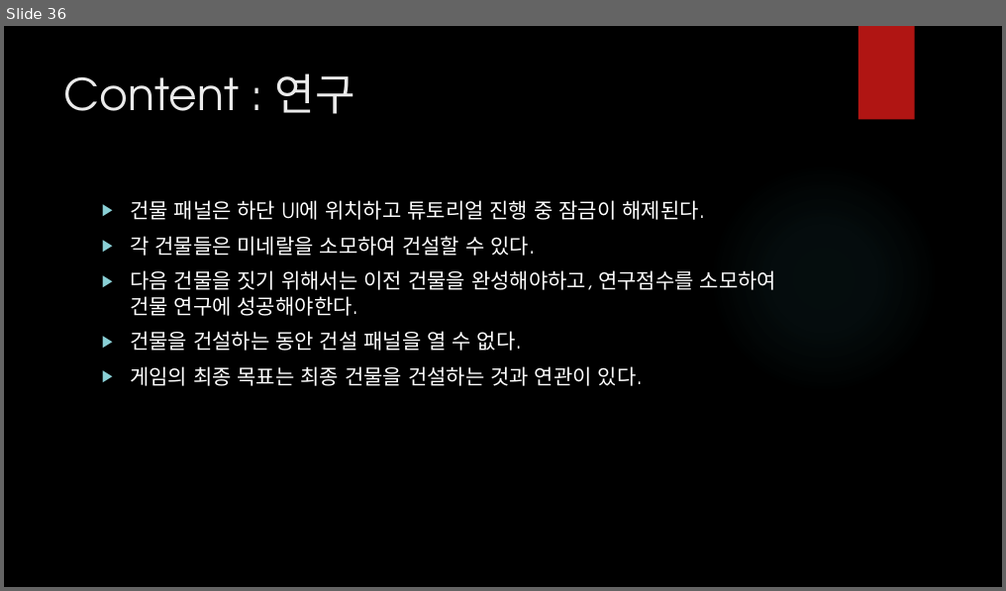
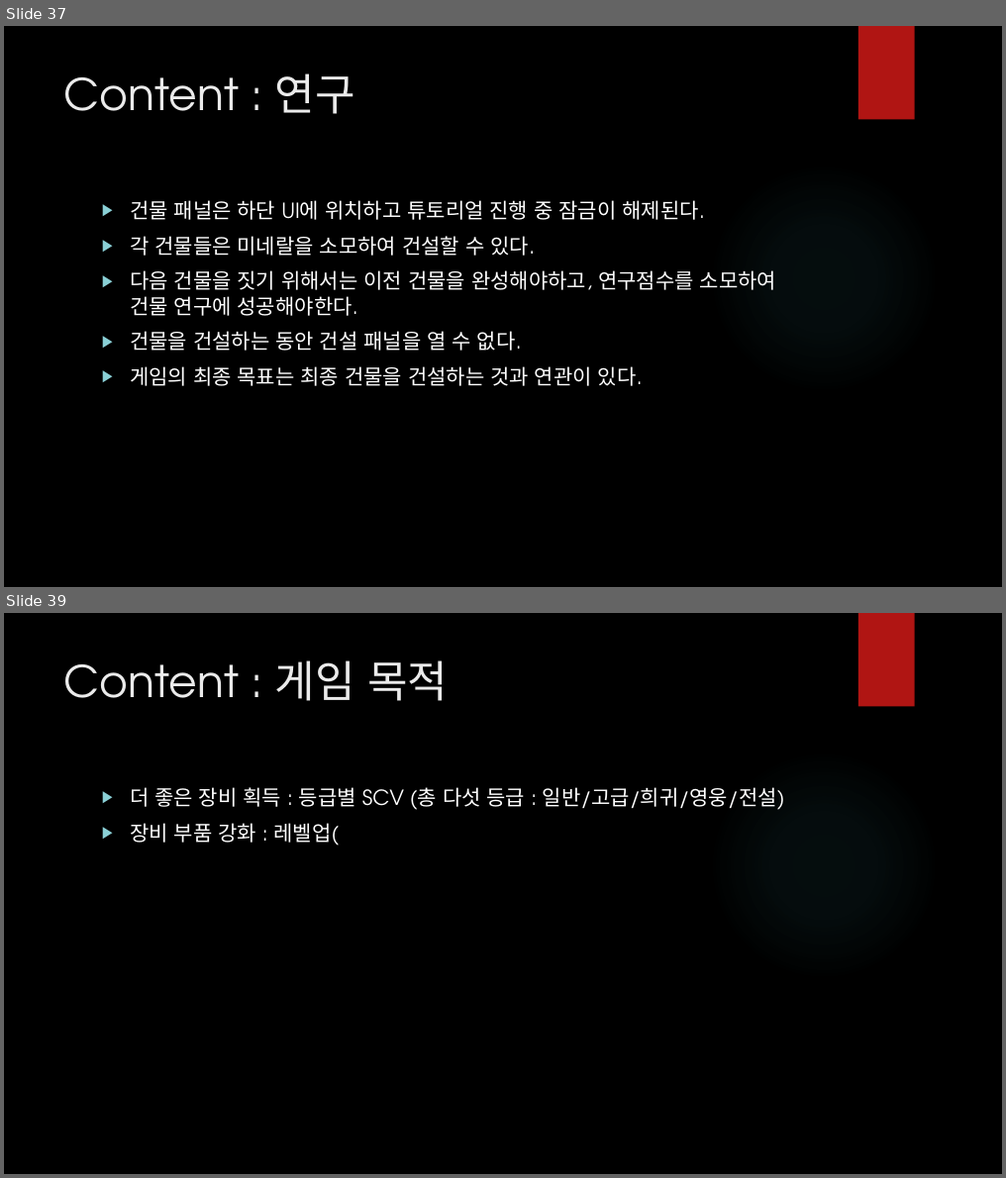
Before and after one commit to SungMinseok/IdleTerran1, a slide deck: SCV 24 기획안.pptx. Shown one above the other, each under a label of ours: slide 36 before the commit, slides 37 and 39 after it; the slides between them are not shown. The pictures are 1006x591 and 1006x1178 pixels, drawn with LibreOffice and Linux fonts; fonts in the diff are those of the drawing; background and template pictures are left out. Boxes give left, top, right and bottom in pixels: in the first picture for what was removed or moved away, otherwise in the second. Text is boxed around its words. In the diff, an @@ line names an element or a change of style, - is before the commit and + after.

```diff
--- a/SCV 24 기획안.pptx
+++ b/SCV 24 기획안.pptx
@@ slide 39 added at (4,613,1002,1174), background picture (left out); not listed: 2 template elements that a slide beside it also shows @@
@@ title added at (64,661,448,701), 42 pt, text #EBEBEB @@
+Content : 게임 목적
@@ text added at (130,787,785,846), 20 pt, text #FFFFFF @@
+▶ 더 좋은 장비 획득 : 등급별 SCV (총 다섯 등급 : 일반/고급/희귀/영웅/전설)
+▶ 장비 부품 강화 : 레벨업(
@@ what was slide 36 is now slide 37 @@
```
Also in this commit, not shown: 2 other slides added, 19 other files.
